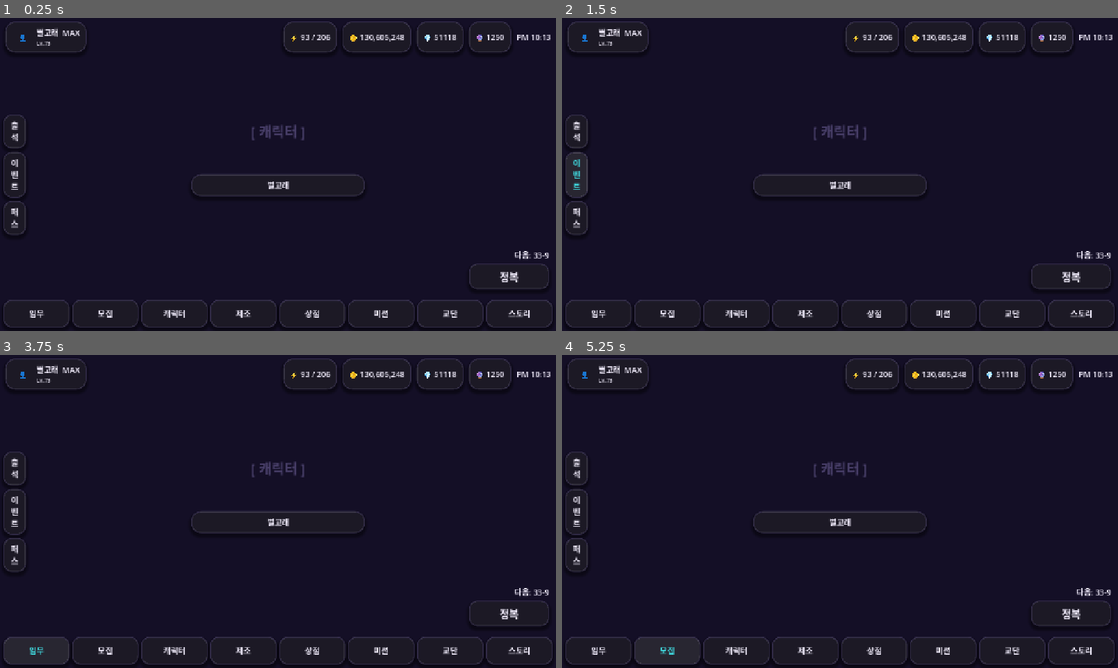
Above: before the commit, frames 1-4 (two rows, left to right).
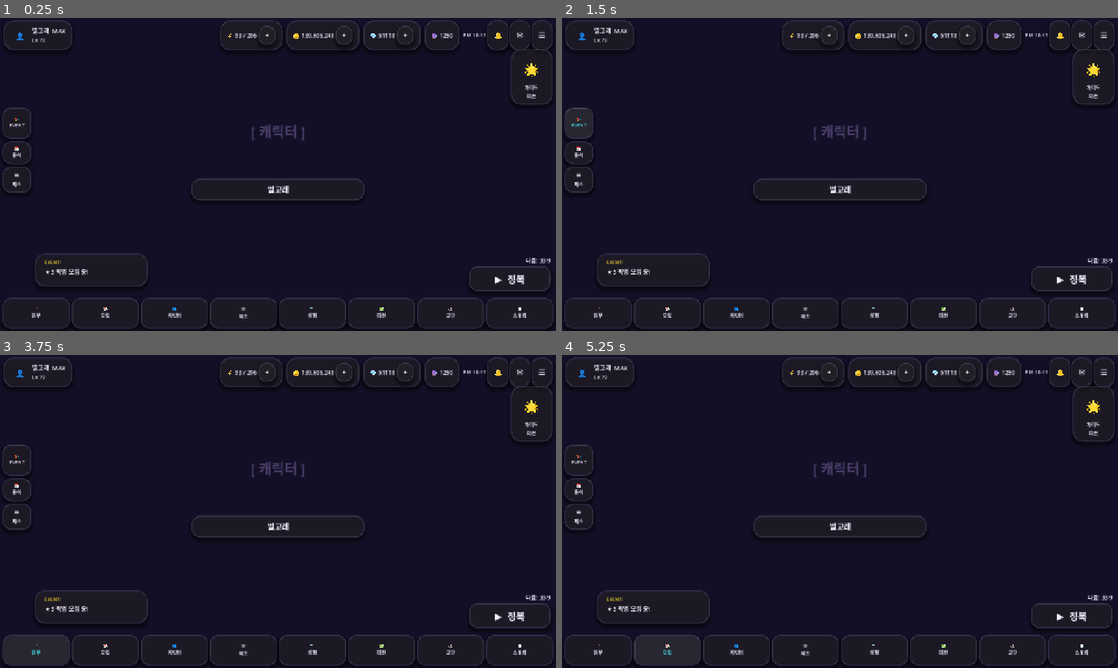
Above: after the commit, the same moments.

Repository: KADSA-OFFICIAL/Group-2
Game: Godot game, scene res://screens/main/MainScreen.tscn
Two runs of this game, one before a commit and one after it. Both use one fixed random seed, a clock stepped at 60 frames per second and the inputs below.
Inputs (mouse positions are in pixels of both pictures, inside the frame that each line leads up to):
- Up to frame 1 (0.25 s): no input
- Up to frame 2 (1.5 s): click (828, 36) at 0.5 s, where only the run after the commit has a clickable "+"; click "이 벤 트" (after the commit: "🎉 EVENT") at 1.25 s
- Up to frame 3 (3.75 s): click (344, 373) at 2 s, where only the run after the commit has a clickable "+"; click (405, 373) at 2.75 s, where only the run after the commit has a clickable "+"; click "임무" (after the commit: "🏹 임무") at 3.5 s
- Up to frame 4 (5.25 s): click (1062, 373) at 4.25 s, where only the run after the commit has a clickable "🔔"; click "모집" (after the commit: "🎲 모집") at 5 s

The runs differ from the first frame. In frame 1, 5.7% of the frame differs, in the area x 0-100%, y 0-100%; in frame 2, 5.7%; in frame 3, 5.6%; in frame 4, 5.6%.

Commit message:
feat: 메인화면 UI 개선 — 참조 게임 스크린샷 반영
- TopBar 재화 알약에 [+] 추가 버튼 추가 (스태미나·골드·젬)
- TopBar 우측 아이콘 바 추가 (🔔 알림, ✉ 메일, ☰ 메뉴 + 시계)
- 하단 내비게이션 버튼에 이모지 아이콘 추가 (🏹임무, 🎲모집, 👥캐릭터 등)
- 좌측 레일 이벤트·출석·패스 버튼 이모지 + 크기 개선
- 우측 가이드 미션 패널 추가
- 좌하단 이벤트 배너 플로팅 패널 추가
- 정복 버튼 폰트 크기 및 텍스트 개선

Co-Authored-By: Claude Sonnet 4.6 <noreply@anthropic.com>

Diff:
--- a/screens/main/MainScreen.tscn
+++ b/screens/main/MainScreen.tscn
@@ -21,31 +21,32 @@
 mouse_filter = 2
 color = Color(0.0784314, 0.0588235, 0.14902, 1)
 
+; ── TopBar ─────────────────────────────────────────────────────────────────
 [node name="TopBar" type="MarginContainer" parent="."]
 layout_mode = 1
 anchors_preset = 10
 anchor_right = 1.0
-offset_bottom = 80
-grow_horizontal = 2
-theme_override_constants/margin_left = 12
-theme_override_constants/margin_right = 12
-theme_override_constants/margin_top = 8
-theme_override_constants/margin_bottom = 8
+offset_bottom = 72
+grow_horizontal = 2
+theme_override_constants/margin_left = 8
+theme_override_constants/margin_right = 8
+theme_override_constants/margin_top = 6
+theme_override_constants/margin_bottom = 6
 
 [node name="HBoxContainer" type="HBoxContainer" parent="TopBar"]
 layout_mode = 2
-theme_override_constants/separation = 12
+theme_override_constants/separation = 8
 
 [node name="PlayerCard" type="PanelContainer" parent="TopBar/HBoxContainer"]
 layout_mode = 2
 
 [node name="HBoxContainer" type="HBoxContainer" parent="TopBar/HBoxContainer/PlayerCard"]
 layout_mode = 2
-theme_override_constants/separation = 8
+theme_override_constants/separation = 6
 
 [node name="Avatar" type="Label" parent="TopBar/HBoxContainer/PlayerCard/HBoxContainer"]
 layout_mode = 2
-custom_minimum_size = Vector2(48, 48)
+custom_minimum_size = Vector2(44, 44)
 text = "👤"
 horizontal_alignment = 1
 vertical_alignment = 1
@@ -58,115 +59,175 @@
 unique_name_in_owner = true
 layout_mode = 2
 text = "별고래  MAX"
+theme_override_font_sizes/font_size = 14
 
 [node name="LevelLabel" type="Label" parent="TopBar/HBoxContainer/PlayerCard/HBoxContainer/VBoxContainer"]
 unique_name_in_owner = true
 layout_mode = 2
 text = "Lv.73"
-theme_override_font_sizes/font_size = 13
+theme_override_font_sizes/font_size = 12
 
 [node name="Spacer" type="Control" parent="TopBar/HBoxContainer"]
 layout_mode = 2
 size_flags_horizontal = 3
 
+; ── 스태미나 알약 ──
 [node name="StaminaBox" type="PanelContainer" parent="TopBar/HBoxContainer"]
 layout_mode = 2
 
 [node name="HBoxContainer" type="HBoxContainer" parent="TopBar/HBoxContainer/StaminaBox"]
 layout_mode = 2
-theme_override_constants/separation = 6
-
-[node name="Label" type="Label" parent="TopBar/HBoxContainer/StaminaBox/HBoxContainer"]
+theme_override_constants/separation = 4
+
+[node name="Icon" type="Label" parent="TopBar/HBoxContainer/StaminaBox/HBoxContainer"]
 layout_mode = 2
 text = "⚡"
+theme_override_font_sizes/font_size = 15
 
 [node name="StaminaLabel" type="Label" parent="TopBar/HBoxContainer/StaminaBox/HBoxContainer"]
 unique_name_in_owner = true
 layout_mode = 2
 text = "93 / 206"
-
+theme_override_font_sizes/font_size = 13
+
+[node name="AddStaminaBtn" type="Button" parent="TopBar/HBoxContainer/StaminaBox/HBoxContainer"]
+layout_mode = 2
+custom_minimum_size = Vector2(22, 22)
+text = "+"
+theme_override_font_sizes/font_size = 13
+
+; ── 골드 알약 ──
 [node name="GoldBox" type="PanelContainer" parent="TopBar/HBoxContainer"]
 layout_mode = 2
 
 [node name="HBoxContainer" type="HBoxContainer" parent="TopBar/HBoxContainer/GoldBox"]
 layout_mode = 2
-theme_override_constants/separation = 6
-
-[node name="Label" type="Label" parent="TopBar/HBoxContainer/GoldBox/HBoxContainer"]
+theme_override_constants/separation = 4
+
+[node name="Icon" type="Label" parent="TopBar/HBoxContainer/GoldBox/HBoxContainer"]
 layout_mode = 2
 text = "🪙"
+theme_override_font_sizes/font_size = 15
 
 [node name="GoldLabel" type="Label" parent="TopBar/HBoxContainer/GoldBox/HBoxContainer"]
 unique_name_in_owner = true
 layout_mode = 2
 text = "130,605,248"
-
+theme_override_font_sizes/font_size = 13
+
+[node name="AddGoldBtn" type="Button" parent="TopBar/HBoxContainer/GoldBox/HBoxContainer"]
+layout_mode = 2
+custom_minimum_size = Vector2(22, 22)
+text = "+"
+theme_override_font_sizes/font_size = 13
+
+; ── 젬 알약 ──
 [node name="GemsBox" type="PanelContainer" parent="TopBar/HBoxContainer"]
 layout_mode = 2
 
 [node name="HBoxContainer" type="HBoxContainer" parent="TopBar/HBoxContainer/GemsBox"]
 layout_mode = 2
-theme_override_constants/separation = 6
-
-[node name="Label" type="Label" parent="TopBar/HBoxContainer/GemsBox/HBoxContainer"]
+theme_override_constants/separation = 4
+
+[node name="Icon" type="Label" parent="TopBar/HBoxContainer/GemsBox/HBoxContainer"]
 layout_mode = 2
 text = "💎"
+theme_override_font_sizes/font_size = 15
 
 [node name="GemsLabel" type="Label" parent="TopBar/HBoxContainer/GemsBox/HBoxContainer"]
 unique_name_in_owner = true
 layout_mode = 2
 text = "51,118"
-
+theme_override_font_sizes/font_size = 13
+
+[node name="AddGemsBtn" type="Button" parent="TopBar/HBoxContainer/GemsBox/HBoxContainer"]
+layout_mode = 2
+custom_minimum_size = Vector2(22, 22)
+text = "+"
+theme_override_font_sizes/font_size = 13
+
+; ── 교단 토큰 알약 ──
 [node name="TokenBox" type="PanelContainer" parent="TopBar/HBoxContainer"]
 layout_mode = 2
 
 [node name="HBoxContainer" type="HBoxContainer" parent="TopBar/HBoxContainer/TokenBox"]
 layout_mode = 2
-theme_override_constants/separation = 6
-
-[node name="Label" type="Label" parent="TopBar/HBoxContainer/TokenBox/HBoxContainer"]
+theme_override_constants/separation = 4
+
+[node name="Icon" type="Label" parent="TopBar/HBoxContainer/TokenBox/HBoxContainer"]
 layout_mode = 2
 text = "🔮"
+theme_override_font_sizes/font_size = 15
 
 [node name="TokenLabel" type="Label" parent="TopBar/HBoxContainer/TokenBox/HBoxContainer"]
 unique_name_in_owner = true
 layout_mode = 2
 text = "1,250"
-
-[node name="ClockLabel" type="Label" parent="TopBar/HBoxContainer"]
+theme_override_font_sizes/font_size = 13
+
+; ── 우측 아이콘 ──
+[node name="RightIcons" type="HBoxContainer" parent="TopBar/HBoxContainer"]
+layout_mode = 2
+theme_override_constants/separation = 2
+
+[node name="ClockLabel" type="Label" parent="TopBar/HBoxContainer/RightIcons"]
 unique_name_in_owner = true
 layout_mode = 2
 text = "PM 12:00"
-
+theme_override_font_sizes/font_size = 12
+
+[node name="BellBtn" type="Button" parent="TopBar/HBoxContainer/RightIcons"]
+layout_mode = 2
+custom_minimum_size = Vector2(32, 32)
+text = "🔔"
+
+[node name="MailBtn" type="Button" parent="TopBar/HBoxContainer/RightIcons"]
+layout_mode = 2
+custom_minimum_size = Vector2(32, 32)
+text = "✉"
+
+[node name="MenuBtn" type="Button" parent="TopBar/HBoxContainer/RightIcons"]
+layout_mode = 2
+custom_minimum_size = Vector2(32, 32)
+text = "☰"
+
+; ── 좌측 레일 (이벤트·패스·출석) ───────────────────────────────────────────
 [node name="LeftRail" type="MarginContainer" parent="."]
 layout_mode = 1
 anchors_preset = 4
 anchor_top = 0.5
 anchor_bottom = 0.5
-offset_top = -120.0
-offset_right = 60.0
-offset_bottom = 120.0
-grow_vertical = 2
-theme_override_constants/margin_left = 8
-theme_override_constants/margin_top = 8
-theme_override_constants/margin_bottom = 8
+offset_top = -160.0
+offset_right = 70.0
+offset_bottom = 160.0
+grow_vertical = 2
+theme_override_constants/margin_left = 6
+theme_override_constants/margin_top = 6
+theme_override_constants/margin_bottom = 6
 
 [node name="VBoxContainer" type="VBoxContainer" parent="LeftRail"]
 layout_mode = 2
-theme_override_constants/separation = 8
+theme_override_constants/separation = 6
+
+[node name="EventBtn" type="Button" parent="LeftRail/VBoxContainer"]
+layout_mode = 2
+custom_minimum_size = Vector2(56, 72)
+text = "🎉\nEVENT"
+theme_override_font_sizes/font_size = 11
 
 [node name="AttendBtn" type="Button" parent="LeftRail/VBoxContainer"]
 layout_mode = 2
-text = "출\n석"
-
-[node name="EventBtn" type="Button" parent="LeftRail/VBoxContainer"]
-layout_mode = 2
-text = "이\n벤\n트"
+custom_minimum_size = Vector2(56, 52)
+text = "📅\n출석"
+theme_override_font_sizes/font_size = 11
 
 [node name="PassBtn" type="Button" parent="LeftRail/VBoxContainer"]
 layout_mode = 2
-text = "패\n스"
-
+custom_minimum_size = Vector2(56, 52)
+text = "🎟\n패스"
+theme_override_font_sizes/font_size = 11
+
+; ── 캐릭터 영역 ────────────────────────────────────────────────────────────
 [node name="CharacterArea" type="Control" parent="."]
 layout_mode = 1
 anchors_preset = 8
@@ -175,9 +236,9 @@
 anchor_right = 0.5
 anchor_bottom = 0.5
 offset_left = -200.0
-offset_top = -250.0
+offset_top = -260.0
 offset_right = 200.0
-offset_bottom = 50.0
+offset_bottom = 60.0
 grow_horizontal = 2
 grow_vertical = 2
 
@@ -207,63 +268,131 @@
 text = "별고래"
 horizontal_alignment = 1
 
+; ── 가이드 미션 패널 (우측) ────────────────────────────────────────────────
+[node name="GuideMission" type="PanelContainer" parent="."]
+layout_mode = 1
+anchor_left = 1.0
+anchor_top = 0.0
+anchor_right = 1.0
+anchor_bottom = 0.0
+offset_left = -80.0
+offset_top = 80.0
+offset_right = -8.0
+offset_bottom = 190.0
+grow_horizontal = 0
+grow_vertical = 2
+
+[node name="VBoxContainer" type="VBoxContainer" parent="GuideMission"]
+layout_mode = 2
+theme_override_constants/separation = 4
+
+[node name="GuideIcon" type="Label" parent="GuideMission/VBoxContainer"]
+layout_mode = 2
+custom_minimum_size = Vector2(64, 64)
+text = "🌟"
+horizontal_alignment = 1
+vertical_alignment = 1
+theme_override_font_sizes/font_size = 36
+
+[node name="GuideLabel" type="Label" parent="GuideMission/VBoxContainer"]
+layout_mode = 2
+text = "가이드\n미션"
+horizontal_alignment = 1
+theme_override_font_sizes/font_size = 11
+
+; ── 이벤트 배너 (좌하단 플로팅) ───────────────────────────────────────────
+[node name="EventBanner" type="PanelContainer" parent="."]
+layout_mode = 1
+anchor_top = 1.0
+anchor_bottom = 1.0
+offset_left = 80.0
+offset_top = -178.0
+offset_right = 340.0
+offset_bottom = -102.0
+grow_vertical = 0
+
+[node name="VBoxContainer" type="VBoxContainer" parent="EventBanner"]
+layout_mode = 2
+theme_override_constants/separation = 2
+
+[node name="EventTag" type="Label" parent="EventBanner/VBoxContainer"]
+layout_mode = 2
+text = "  EVENT!"
+theme_override_font_sizes/font_size = 11
+theme_override_colors/font_color = Color(1, 0.88, 0.18, 1)
+
+[node name="EventTitle" type="Label" parent="EventBanner/VBoxContainer"]
+layout_mode = 2
+text = "  ★3 픽업 모집 중!"
+theme_override_font_sizes/font_size = 14
+
+; ── 하단 내비게이션 (아이콘 + 텍스트) ─────────────────────────────────────
 [node name="BottomNav" type="MarginContainer" parent="."]
 layout_mode = 1
 anchor_top = 1.0
 anchor_right = 1.0
 anchor_bottom = 1.0
-offset_top = -80.0
+offset_top = -82.0
 grow_horizontal = 2
 grow_vertical = 0
-theme_override_constants/margin_left = 8
-theme_override_constants/margin_right = 8
-theme_override_constants/margin_top = 8
-theme_override_constants/margin_bottom = 8
+theme_override_constants/margin_left = 6
+theme_override_constants/margin_right = 6
+theme_override_constants/margin_top = 6
+theme_override_constants/margin_bottom = 6
 
 [node name="HBoxContainer" type="HBoxContainer" parent="BottomNav"]
 layout_mode = 2
-theme_override_constants/separation = 6
+theme_override_constants/separation = 4
 
 [node name="MissionBtn" type="Button" parent="BottomNav/HBoxContainer"]
 layout_mode = 2
 size_flags_horizontal = 3
-text = "임무"
+text = "🏹\n임무"
+theme_override_font_sizes/font_size = 11
 
 [node name="GachaBtn" type="Button" parent="BottomNav/HBoxContainer"]
 layout_mode = 2
 size_flags_horizontal = 3
-text = "모집"
+text = "🎲\n모집"
+theme_override_font_sizes/font_size = 11
 
 [node name="CharBtn" type="Button" parent="BottomNav/HBoxContainer"]
 layout_mode = 2
 size_flags_horizontal = 3
-text = "캐릭터"
+text = "👥\n캐릭터"
+theme_override_font_sizes/font_size = 11
 
 [node name="CraftBtn" type="Button" parent="BottomNav/HBoxContainer"]
 layout_mode = 2
 size_flags_horizontal = 3
-text = "제조"
+text = "⚒\n제조"
+theme_override_font_sizes/font_size = 11
 
 [node name="ShopBtn" type="Button" parent="BottomNav/HBoxContainer"]
 layout_mode = 2
 size_flags_horizontal = 3
-text = "상점"
+text = "🛒\n상점"
+theme_override_font_sizes/font_size = 11
 
 [node name="DailyBtn" type="Button" parent="BottomNav/HBoxContainer"]
 layout_mode = 2
 size_flags_horizontal = 3
-text = "미션"
+text = "✅\n미션"
+theme_override_font_sizes/font_size = 11
 
 [node name="GuildBtn" type="Button" parent="BottomNav/HBoxContainer"]
 layout_mode = 2
 size_flags_horizontal = 3
-text = "교단"
+text = "🏰\n교단"
+theme_override_font_sizes/font_size = 11
 
 [node name="StoryBtn" type="Button" parent="BottomNav/HBoxContainer"]
 layout_mode = 2
 size_flags_horizontal = 3
-text = "스토리"
-
+text = "📖\n스토리"
+theme_override_font_sizes/font_size = 11
+
+; ── 정복 버튼 (우하단 CTA) ─────────────────────────────────────────────────
 [node name="ConquerArea" type="MarginContainer" parent="."]
 layout_mode = 1
 anchor_left = 1.0
@@ -271,25 +400,26 @@
 anchor_right = 1.0
 anchor_bottom = 1.0
 offset_left = -200.0
-offset_top = -160.0
+offset_top = -172.0
 grow_horizontal = 0
 grow_vertical = 0
-theme_override_constants/margin_right = 16
-theme_override_constants/margin_bottom = 96
+theme_override_constants/margin_right = 12
+theme_override_constants/margin_bottom = 92
 
 [node name="VBoxContainer" type="VBoxContainer" parent="ConquerArea"]
 layout_mode = 2
-theme_override_constants/separation = 6
+theme_override_constants/separation = 4
 
 [node name="NextStage" type="Label" parent="ConquerArea/VBoxContainer"]
 unique_name_in_owner = true
 layout_mode = 2
 text = "다음: 33-9"
 horizontal_alignment = 2
+theme_override_font_sizes/font_size = 13
 
 [node name="ConquerButton" type="Button" parent="ConquerArea/VBoxContainer"]
 unique_name_in_owner = true
 layout_mode = 2
 custom_minimum_size = Vector2(160, 56)
-text = "정복"
-theme_override_font_sizes/font_size = 24
+text = "▶  정복"
+theme_override_font_sizes/font_size = 22
